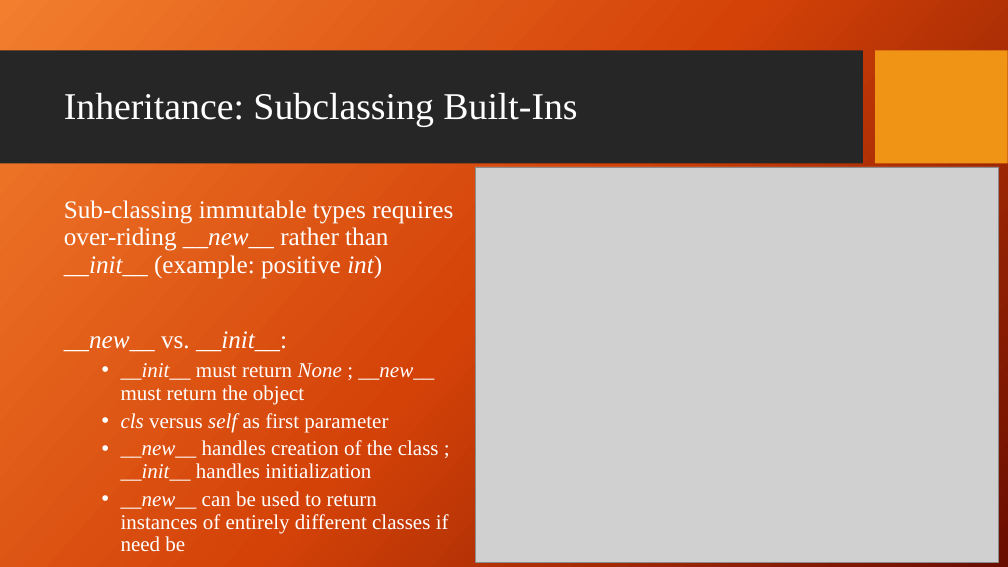
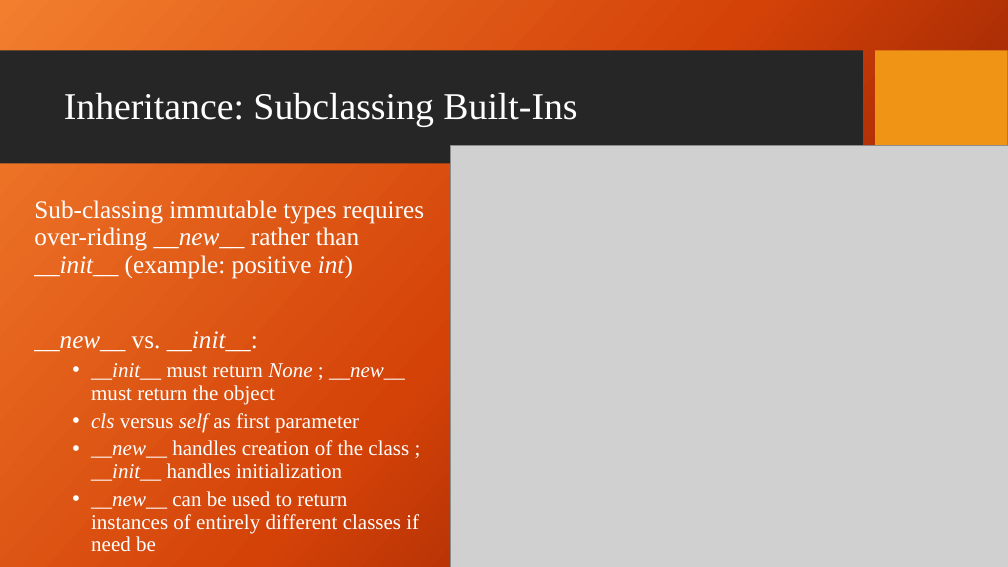
Before and after one commit to giganano/PythonBootcamp, a slide deck: slide 15 of slides/inheritance_composition.pptx. Drawn at 1008x567 pixels with LibreOffice and Linux fonts; fonts in the diff are those of the drawing; grey boxes stand for pictures; background and template pictures are left out. Boxes give left, top, right and bottom in pixels: in the first picture for what was removed or moved away, otherwise in the second. Text is boxed around its words. In the diff, an @@ line names an element or a change of style, - is before the commit and + after.

```diff
--- a/slides/inheritance_composition.pptx
+++ b/slides/inheritance_composition.pptx
@@ picture resized from (x1=476, y1=167, x2=999, y2=563) to (x1=451, y1=146, x2=1008, y2=567) @@
@@ text "Sub-classing immutable types requires over-riding ..." moved from (x1=64, y1=200, x2=453, y2=552) to (x1=34, y1=200, x2=424, y2=552) @@
```
Also in this commit, not shown: 1 other slide changed, 1 other file.
